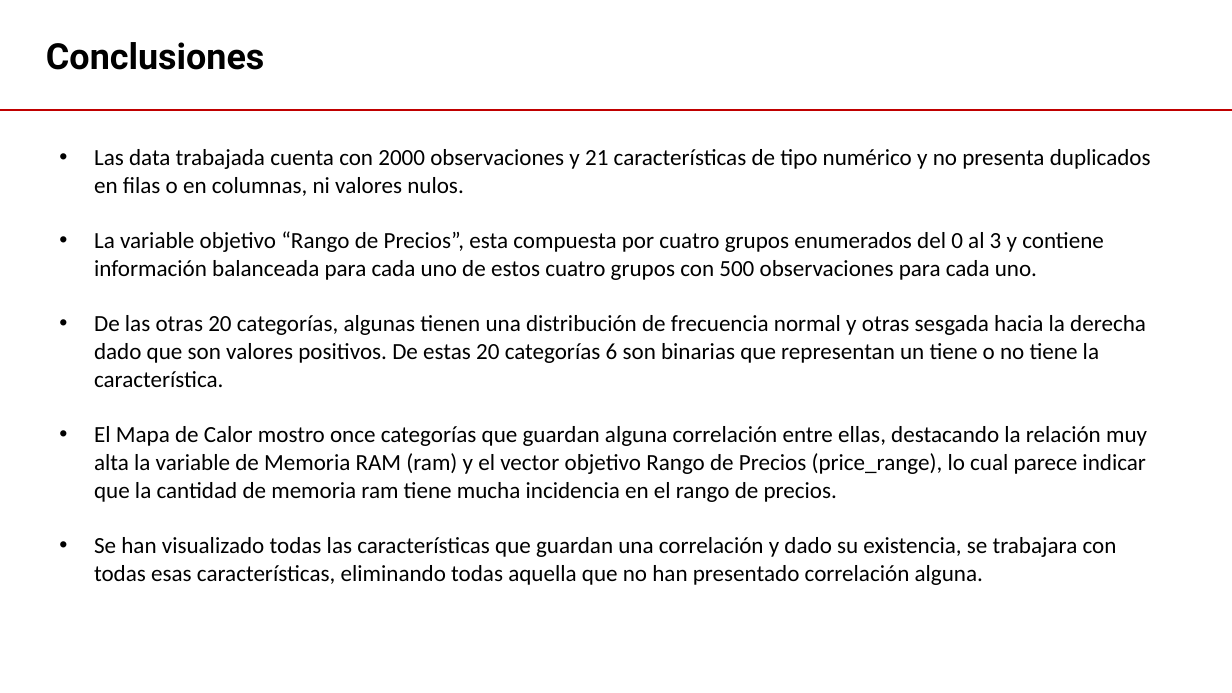
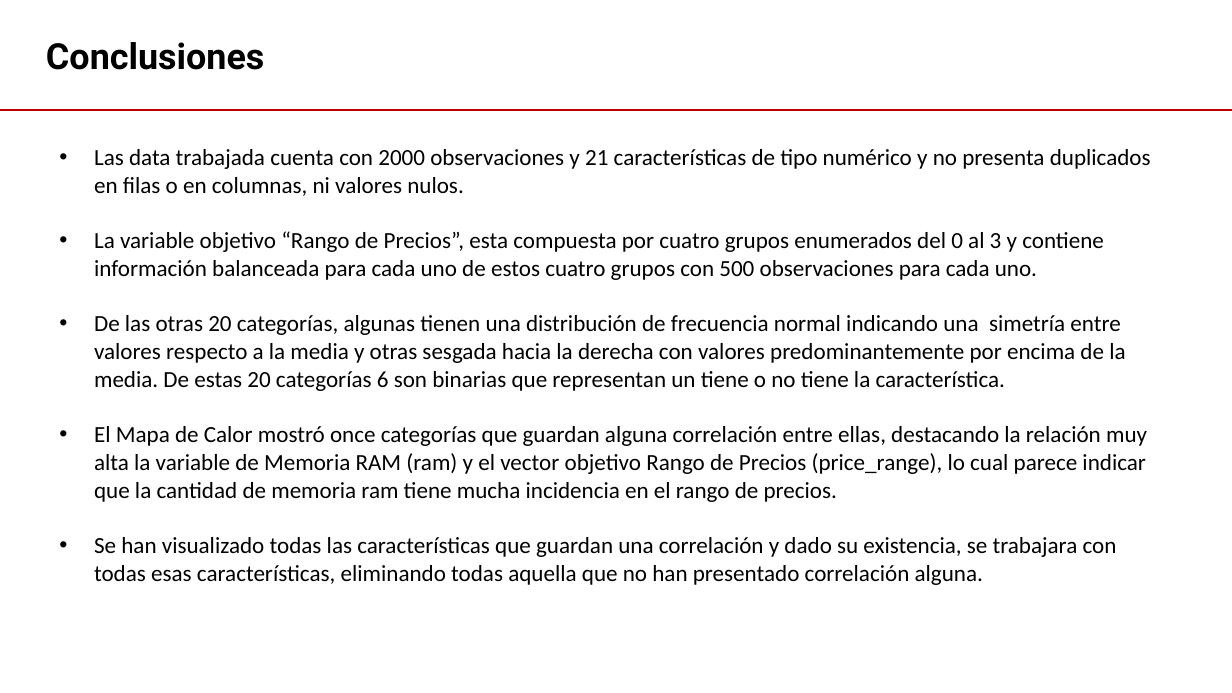
Before and after one commit to jcpalaciosb/Clasificacion_de_Precios, a slide deck: slide 10 of Proyecto 2 - Analisis Exploratorio.pptx (slide 9 before the commit). Drawn at 1232x693 pixels with LibreOffice and Linux fonts; fonts in the diff are those of the drawing. Boxes give left, top, right and bottom in pixels: in the first picture for what was removed or moved away, otherwise in the second. Text is boxed around its words. In the diff, an @@ line names an element or a change of style, - is before the commit and + after.

```diff
--- a/Proyecto 2 - Analisis Exploratorio.pptx
+++ b/Proyecto 2 - Analisis Exploratorio.pptx
@@ text at bbox=[94, 315, 1147, 502]: text changed @@
-• De las otras 20 categorías, algunas tienen una distribución de frecuencia normal y otras sesgada hacia la derecha dado que son valores positivos. De estas 20 categorías 6 son binarias que representan un tiene o no tiene la característica.
-• El Mapa de Calor mostro once categorías que guardan alguna correlación entre ellas, destacando la relación muy alta la variable de Memoria RAM (ram) y el vector objetivo Rango de Precios (price_range), lo cual parece indicar que la cantidad de memoria ram tiene mucha incidencia en el rango de precios.
+• De las otras 20 categorías, algunas tienen una distribución de frecuencia normal indicando una simetría entre valores respecto a la media y otras sesgada hacia la derecha con valores predominantemente por encima de la media. De estas 20 categorías 6 son binarias que representan un tiene o no tiene la característica.
+• El Mapa de Calor mostró once categorías que guardan alguna correlación entre ellas, destacando la relación muy alta la variable de Memoria RAM (ram) y el vector objetivo Rango de Precios (price_range), lo cual parece indicar que la cantidad de memoria ram tiene mucha incidencia en el rango de precios.
```
Also in this commit, not shown: 4 other slides changed, 1 slide added.
